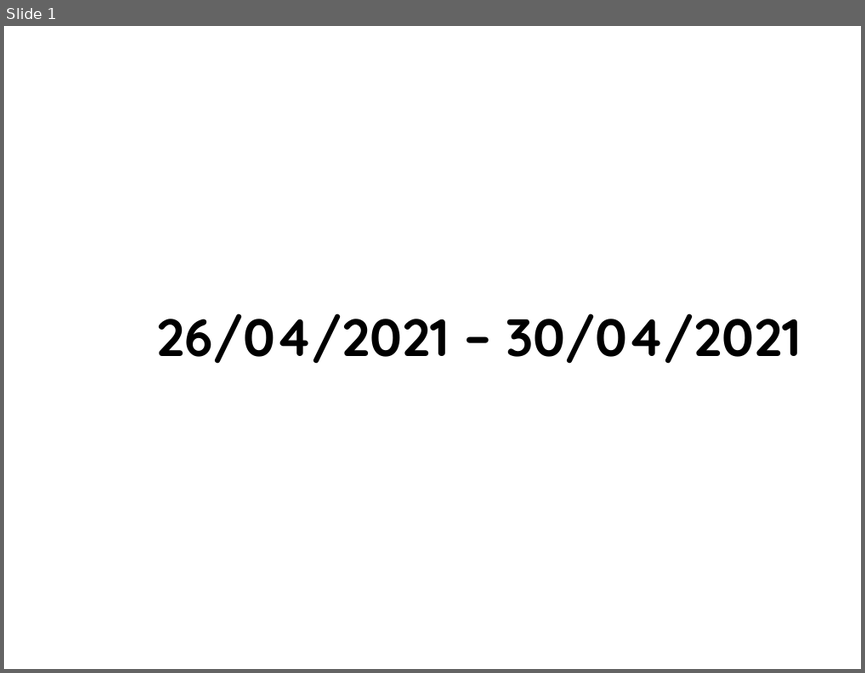
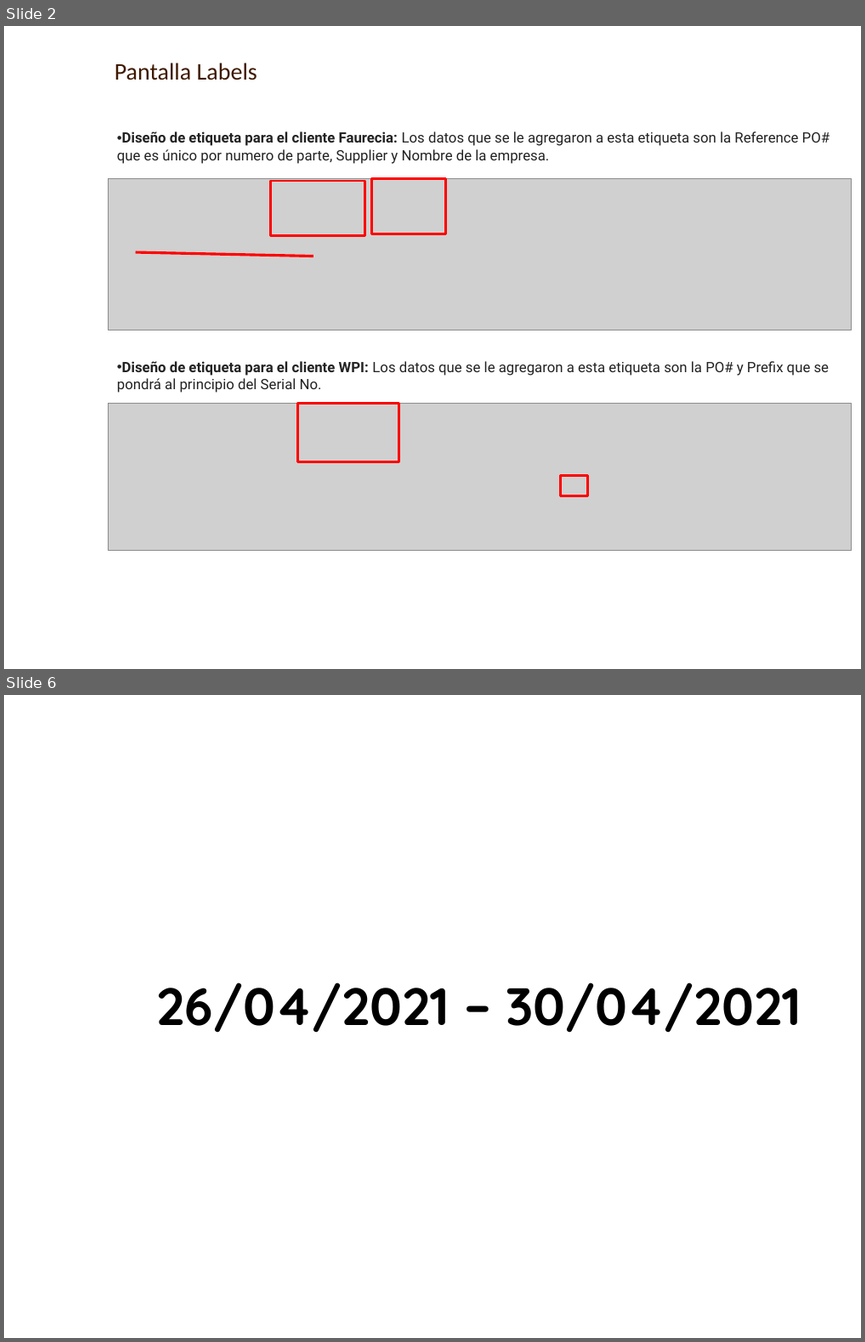
Before and after one commit to AXDELAROSA/CLASIFICACION_PIELES, a slide deck: Scripts_R100_Materiales/Planning/Docs/IT_DEV_PLANNING.pptx. Shown one above the other, each under a label of ours: slide 1 before the commit, slides 2 and 6 after it; the slides between them are not shown. The pictures are 865x673 and 865x1342 pixels, drawn with LibreOffice and Linux fonts; fonts in the diff are those of the drawing; grey boxes stand for pictures; background and template pictures are left out. Boxes give left, top, right and bottom in pixels: in the first picture for what was removed or moved away, otherwise in the second. Text is boxed around its words. In the diff, an @@ line names an element or a change of style, - is before the commit and + after.

Commit message:
CAMBIOS POR IMPRESION Y DISEÑO DE ETIQUETAS

```diff
--- a/Scripts_R100_Materiales/Planning/Docs/IT_DEV_PLANNING.pptx
+++ b/Scripts_R100_Materiales/Planning/Docs/IT_DEV_PLANNING.pptx
@@ slide 2 added at (4, 26, 861, 669), background picture (left out) @@
@@ text added at (114, 63, 257, 80), 20 pt, text #3F1900 @@
+Pantalla Labels
@@ text added at (117, 131, 829, 164), 12 pt, text #222222 @@
+• Diseño de etiqueta para el cliente Faurecia: Los datos que se le agregaron a esta etiqueta son la Reference PO# que es único por numero de parte, Supplier y Nombre de la empresa.
@@ picture added at (109, 178, 851, 330) @@
@@ rectangle added at (371, 178, 446, 233), outline #FF0000 2 pt @@
@@ rectangle added at (270, 180, 364, 235), outline #FF0000 2 pt @@
@@ line added from (136, 252) to (313, 256), #FF0000 2.25 pt @@
@@ text added at (117, 361, 829, 392), 12 pt, text #222222 @@
+• Diseño de etiqueta para el cliente WPI: Los datos que se le agregaron a esta etiqueta son la PO# y Prefix que se pondrá al principio del Serial No.
@@ picture added at (109, 403, 851, 550) @@
@@ rectangle added at (298, 403, 399, 462), outline #FF0000 2 pt @@
@@ rectangle added at (561, 476, 587, 496), outline #FF0000 2 pt @@
@@ what was slide 1 is now slide 6 @@
```
Also in this commit, not shown: 4 other slides added, 21 other files.
